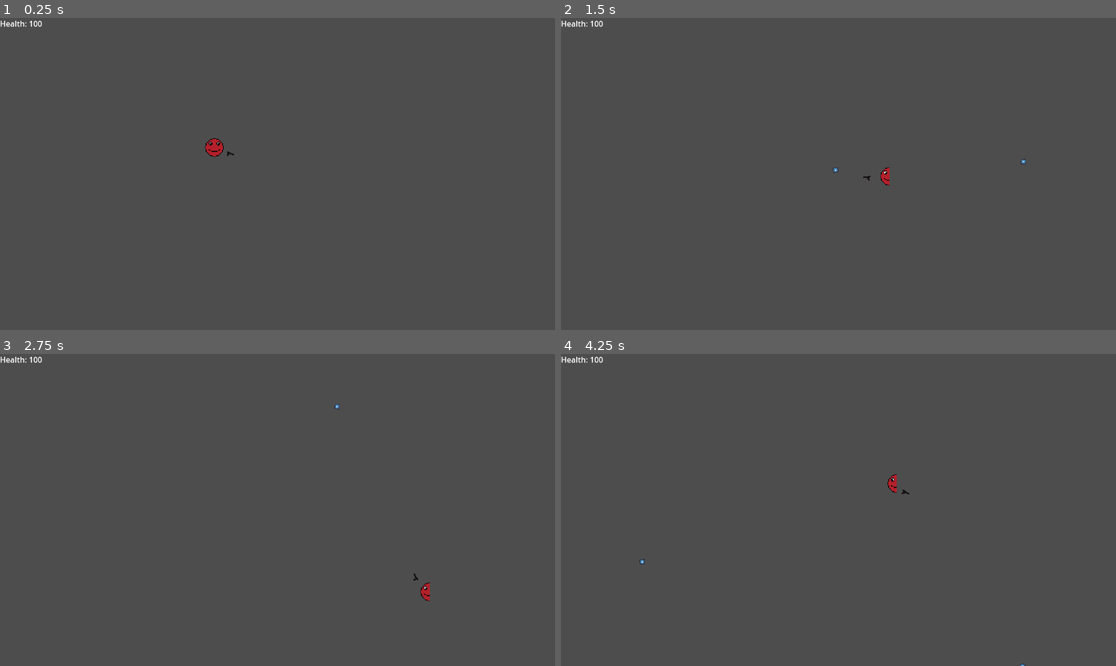
Above: before the commit, frames 1-4 (two rows, left to right).
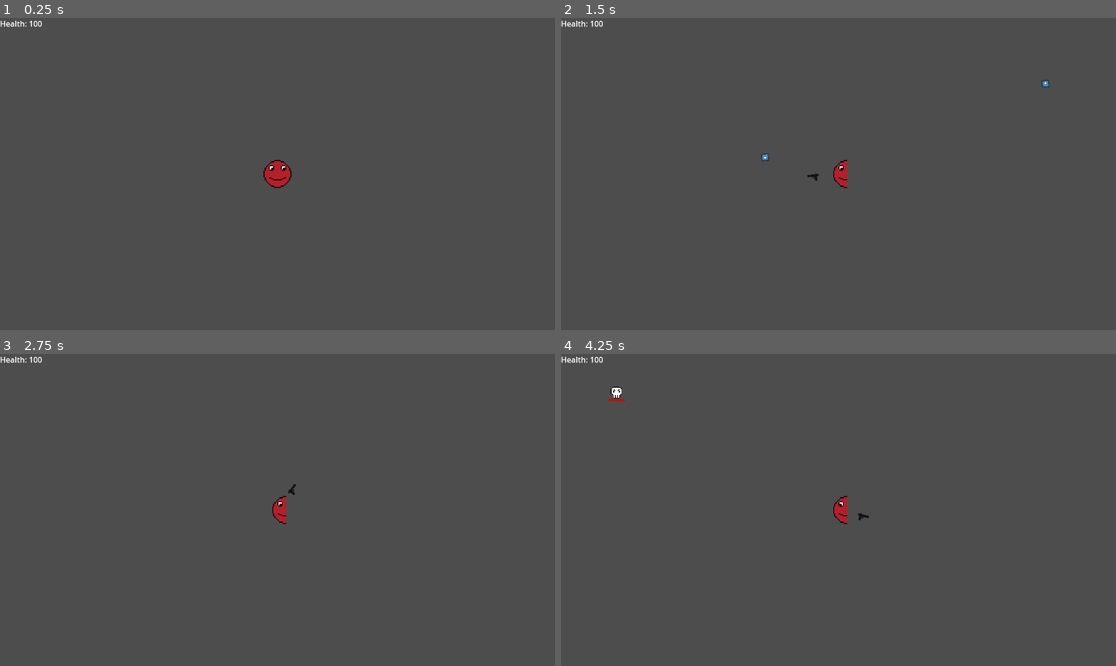
Above: after the commit, the same moments.

Repository: Techtix0/horde_survivor
Game: Godot game, scene res://src/level_01.tscn
The game is run twice, just before and just after one commit, with the same random seed, the same clock (stepped at 60 frames per second) and the same inputs. The engine's default icon, where the game draws it, is replaced by a stand-in: a white triangle on a blue panel in a dark square.
Inputs (mouse positions are in pixels of both pictures, inside the frame that each line leads up to):
- Up to frame 1 (0.25 s): no input
- Up to frame 2 (1.5 s): tap Enter at 0.5 s; move the mouse to (960, 158) at 0.52 s; press the mouse at (960, 158) at 0.53 s; hold D (right) 0.53-1.28 s; move the mouse to (727, 189) at 1.27 s; release the mouse at (727, 189) at 1.28 s; hold S (down) from 1.28 s (still down); click (727, 189) at 1.35 s
- Up to frame 3 (2.75 s): move the mouse to (333, 441) at 2.02 s; release S (down) at 2.03 s; press the mouse at (333, 441) at 2.03 s; hold D (right) from 2.03 s (still down)
- Up to frame 4 (4.25 s): move the mouse to (810, 572) at 2.77 s; release D (right) at 2.78 s; release the mouse at (810, 572) at 2.78 s; hold W (up) 2.78-3.53 s; click (810, 572) at 2.85 s; move the mouse to (1005, 556) at 3.52 s; press the mouse at (1005, 556) at 3.53 s; hold A (left) from 3.53 s (still down)

The runs differ from the first frame. In frame 1, 0.5% of the frame differs, in the area x 36-53%, y 38-55%; in frame 2, 0.3%; in frame 3, 0.3%; in frame 4, 0.4%.

Commit message:
Add: comments and code cleanup

Diff:
--- a/src/level_01.gd
+++ b/src/level_01.gd
@@ -25,12 +25,13 @@
 	enemy_spawn_timer = enemy_spawn_interval
 
 func randomize_spawn_point():
-	# var new_position = Vector2(-20, randi_range(-50, 700))
+	# Generate random angle around player
+	var angle = randf_range(0,PI*2)
 
-	var angle = randf_range(0,PI*2)
+	# Set the new position to a random point on a circle surrounding the player with a
+	# distance from the player equal to the camera's horizontal width so the enemies spawn off screen
 	var new_position = PlayerManager.player.position + Vector2(
-		cos(randf_range(0, 2 * PI)),
-		sin(randf_range(0, 2 * PI))
-		).normalized() * 1000 # TODO: distance to player
+		cos(angle), sin(angle)).normalized() * ((get_viewport().get_camera_2d().position - get_viewport_rect().size)[0] * 0.5)
 
+	# Set new position of enemy spawn point
 	get_node("EnemySpawnPoint").global_position = new_position
--- a/src/level_01.tscn
+++ b/src/level_01.tscn
@@ -12,5 +12,8 @@
 [node name="Player" parent="." instance=ExtResource("1_7ruu0")]
 position = Vector2(445, 269)
 
+[node name="Camera2D" type="Camera2D" parent="Player"]
+zoom = Vector2(1.5, 1.5)
+
 [node name="EnemySpawnPoint" type="Marker2D" parent="."]
 position = Vector2(137, 284)
